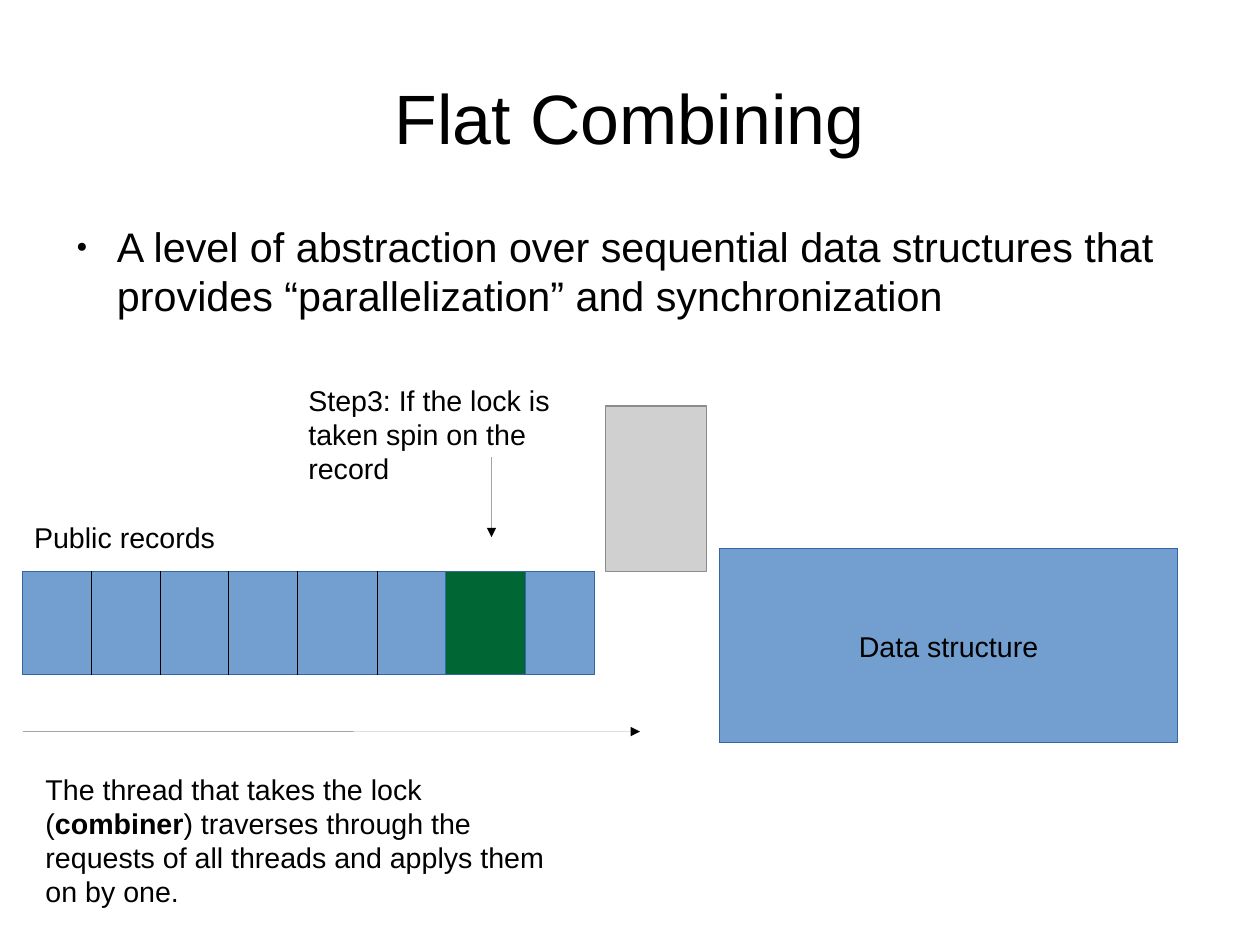
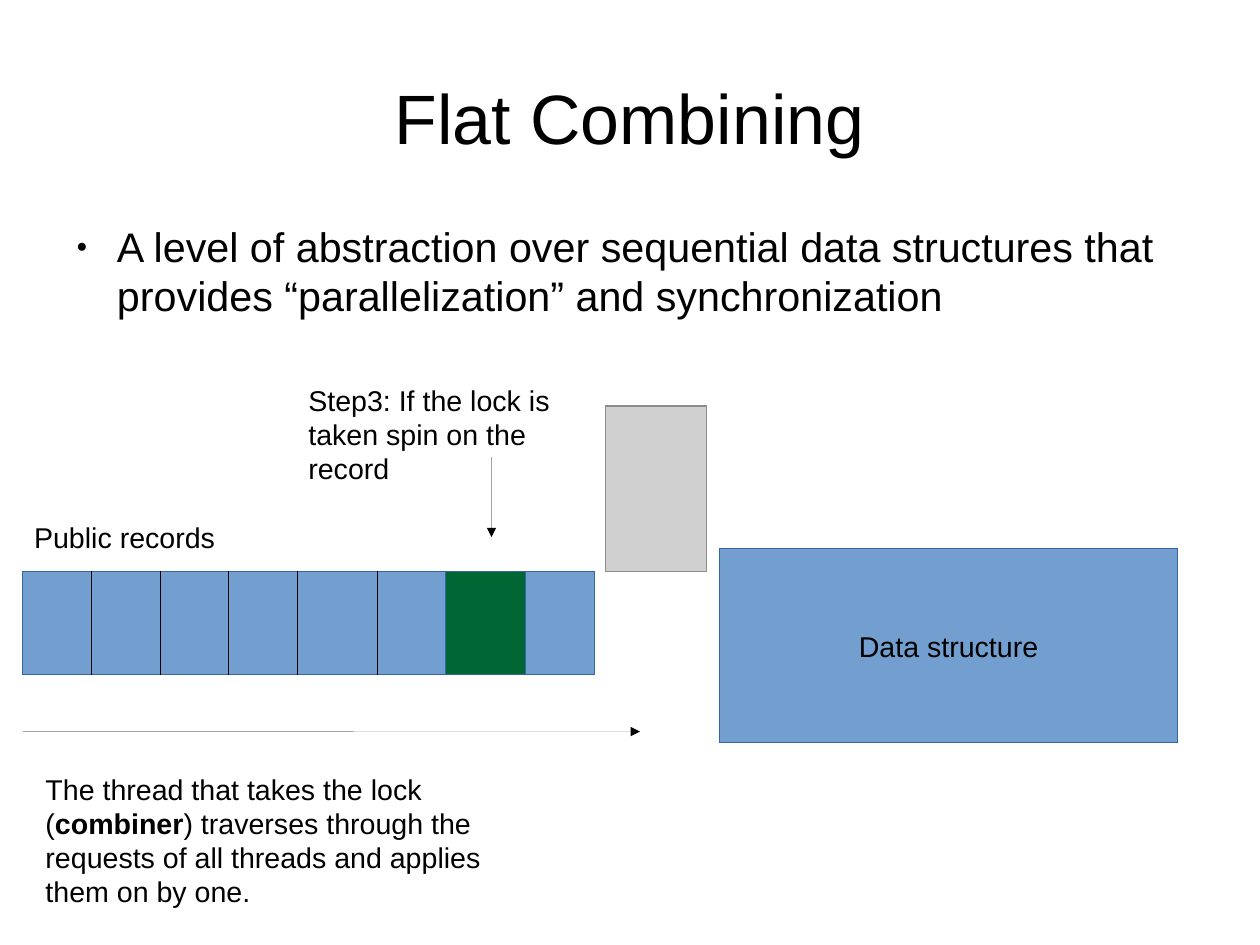
Before and after one commit to mpastyl/my_thesis, a slide deck: slide 39 of presentation.odp (slide 34 before the commit). Drawn at 1260x945 pixels with LibreOffice and Linux fonts; fonts in the diff are those of the drawing; grey boxes stand for pictures. Boxes give left, top, right and bottom in pixels: in the first picture for what was removed or moved away, otherwise in the second. Text is boxed around its words. In the diff, an @@ line names an element or a change of style, - is before the commit and + after.

```diff
--- a/presentation.odp
+++ b/presentation.odp
@@ text at bbox=[45, 779, 481, 908]: text changed @@
-The thread that takes the lock (combiner) traverses through the requests of all threads and applys them on by one.
+The thread that takes the lock (combiner) traverses through the requests of all threads and applies them on by one.
```
Also in this commit, not shown: 6 other slides changed, 10 slides added, 3 slides removed.
